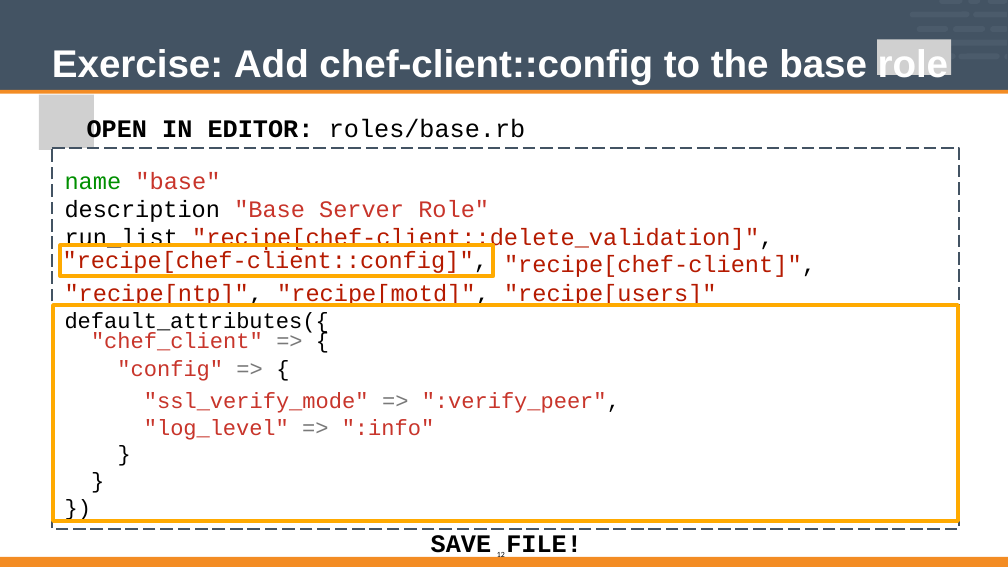
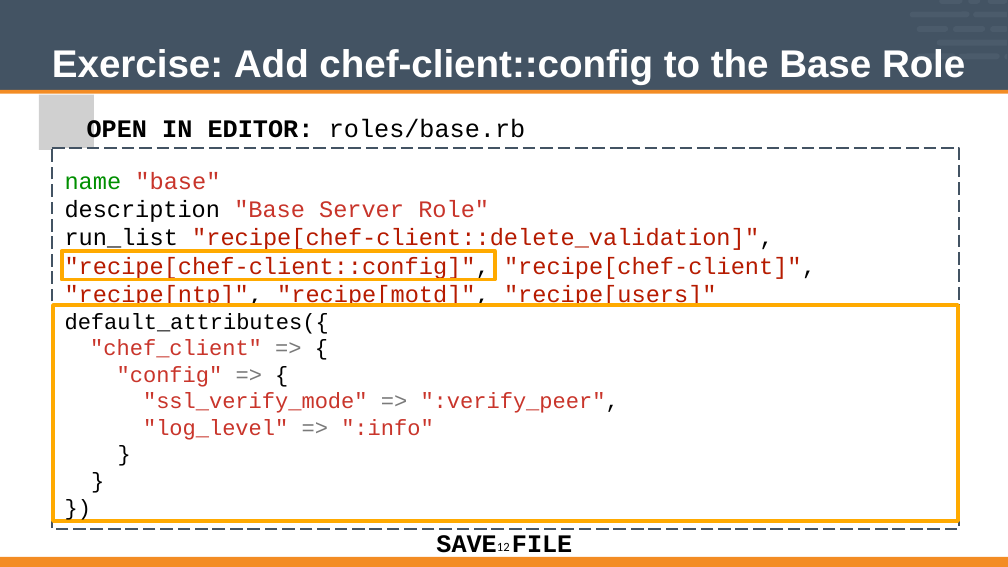
Before and after one commit to vinyar/chef-intermediate, a slide deck: slide 12 of Modules/03-Chef_Intermediate.pptx. Drawn at 1008x567 pixels with LibreOffice and Linux fonts; fonts in the diff are those of the drawing; grey boxes stand for pictures. Boxes give left, top, right and bottom in pixels: in the first picture for what was removed or moved away, otherwise in the second. Text is boxed around its words. In the diff, an @@ line names an element or a change of style, - is before the commit and + after.

```diff
--- a/Modules/03-Chef_Intermediate.pptx
+++ b/Modules/03-Chef_Intermediate.pptx
@@ title at (52,49,965,84): text changed @@
-Exercise: Add chef-client::config to the base role
+Exercise: Add chef-client::config to the Base Role
@@ picture removed at (877,39,951,74) @@
@@ rectangle removed at (60,245,493,276) @@
-"recipe[chef-client::config]",
@@ rectangle added at (62,251,495,279), outline #FFAA00 5 pt @@
@@ text at (65,257,816,307): paragraphs added @@
+"recipe[chef-client::config]", "recipe[chef-client]",
+"recipe[ntp]", "recipe[motd]", "recipe[users]"
@@ text removed at (504,255,816,307) @@
-"recipe[chef-client]", "recipe[users]"
@@ text removed at (65,284,490,335) @@
-"recipe[ntp]", "recipe[motd]",
-default_attributes({
@@ text added at (65,313,619,440), 28 pt, text #C9352B @@
+default_attributes({
+"chef_client" => {
+"config" => {
+"ssl_verify_mode" => ":verify_peer",
+"log_level" => ":info"
+}
+}
+})
@@ table removed at (89,331,332,386), 2 rows, 3 columns @@
-"chef_client" | => | {
-"config" => | { | 
@@ text removed at (422,392,620,413) @@
-=> ":verify_peer",
@@ text at (436,535,572,560): text changed @@
-SAVE
+SAVE FILE
@@ page number: place and size @@
-page number at (497,551,505,560)
+page number at (497,543,510,551)
@@ page number at (497,543,510,551): size 10 to 16 pt @@
@@ text removed at (506,535,582,560) @@
-FILE!
```
Also in this commit, not shown: 17 other slides changed.
